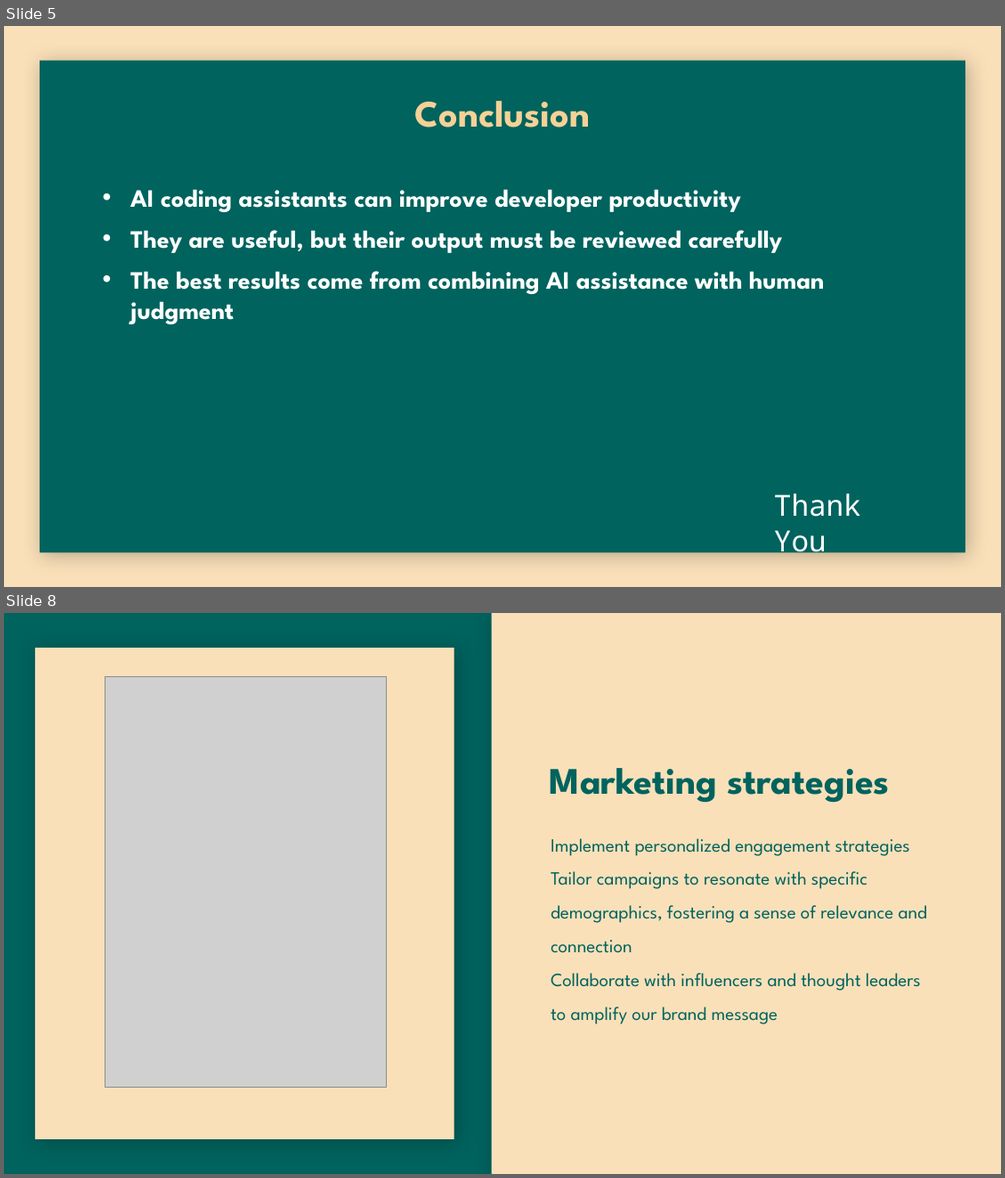
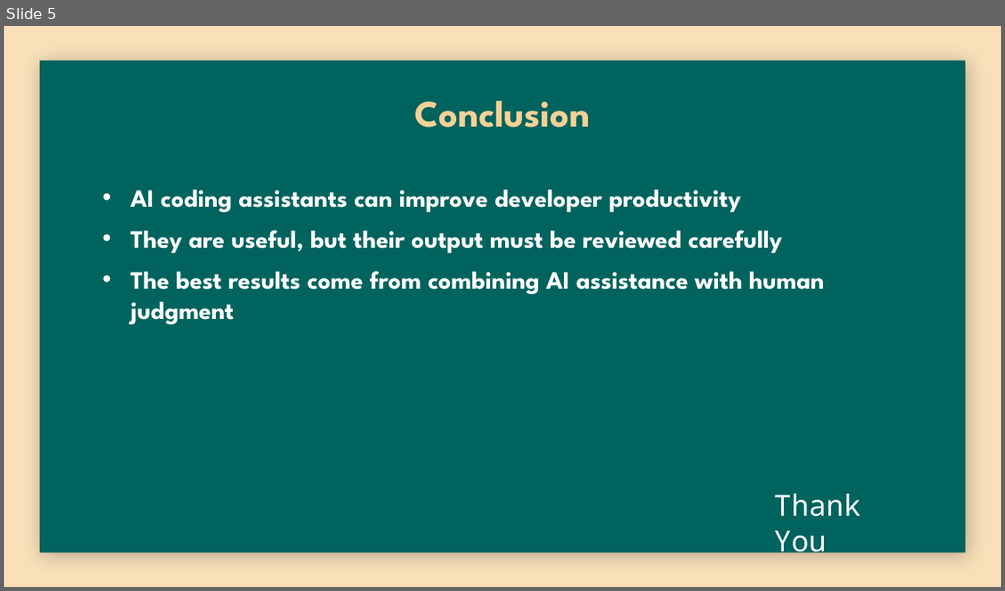
Before and after one commit to mrmohdjbr/ai-coding-assistants-project, a slide deck: How AI Coding Assistants Are Changing Software Development.pptx. Shown one above the other, each under a label of ours: slides 5 and 8 before the commit, slide 5 after it; the slides between them are not shown. The pictures are 1005x1178 and 1005x591 pixels, drawn with LibreOffice and Linux fonts; fonts in the diff are those of the drawing; grey boxes stand for pictures; background and template pictures are left out. Boxes give left, top, right and bottom in pixels: in the first picture for what was removed or moved away, otherwise in the second. Text is boxed around its words. In the diff, an @@ line names an element or a change of style, - is before the commit and + after.

```diff
--- a/How AI Coding Assistants Are Changing Software Development.pptx
+++ b/How AI Coding Assistants Are Changing Software Development.pptx
@@ slide 8 removed at (4,613,1001,1174), background #00635D @@
@@ rectangle removed at (492,613,1001,1174) @@
@@ rectangle removed at (35,648,454,1139) @@
-c
@@ picture removed at (105,676,386,1087) @@
@@ title removed at (550,768,890,803) @@
-Marketing strategies
@@ text removed at (550,838,928,1024) @@
-Implement personalized engagement strategies
-Tailor campaigns to resonate with specific demographics, fostering a sense of relevance and connection
-Collaborate with influencers and thought leaders to amplify our brand message
```
Also in this commit, not shown: 9 other slides removed.
